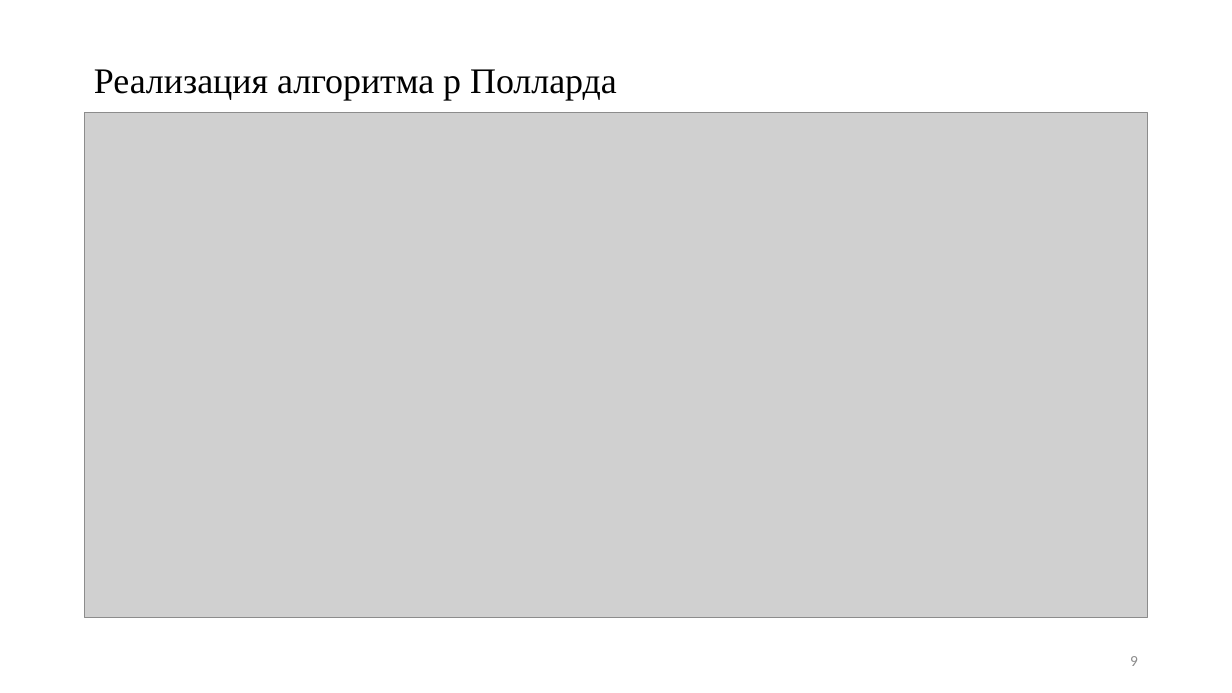
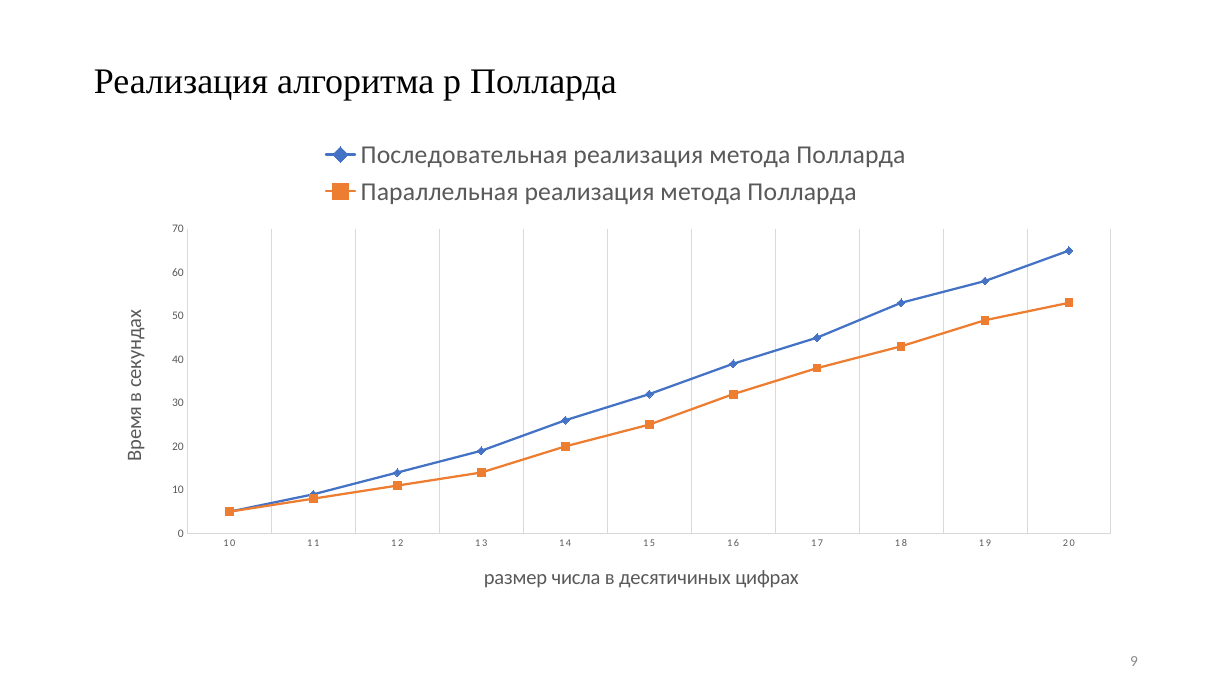
Before and after one commit to pagamov/VKR, a slide deck: slide 9 of Гамов Павел Диплом.pptx. Drawn at 1232x693 pixels with LibreOffice and Linux fonts; fonts in the diff are those of the drawing; grey boxes stand for pictures. Boxes give left, top, right and bottom in pixels: in the first picture for what was removed or moved away, otherwise in the second. Text is boxed around its words. In the diff, an @@ line names an element or a change of style, - is before the commit and + after.

```diff
--- a/Гамов Павел Диплом.pptx
+++ b/Гамов Павел Диплом.pptx
@@ picture removed at bbox=[85, 113, 1148, 618] @@
@@ line chart added at bbox=[101, 127, 1132, 612] @@
+categories: 10, 11, 12, 13, 14, 15, 16, 17, 18, 19, 20
+Последовательная реализация метода Полларда: 5, 9, 14, 19, 26, 32, 39, 45, 53, 58, 65
+Параллельная реализация метода Полларда: 5, 8, 11, 14, 20, 25, 32, 38, 43, 49, 53
```
Also in this commit, not shown: 1 other slide changed, 4 other files.
